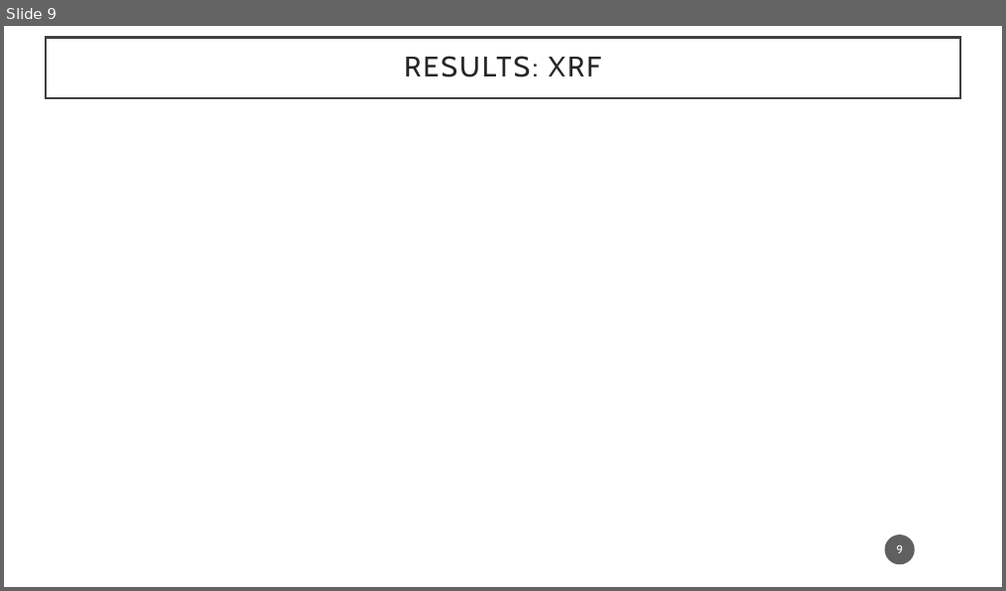
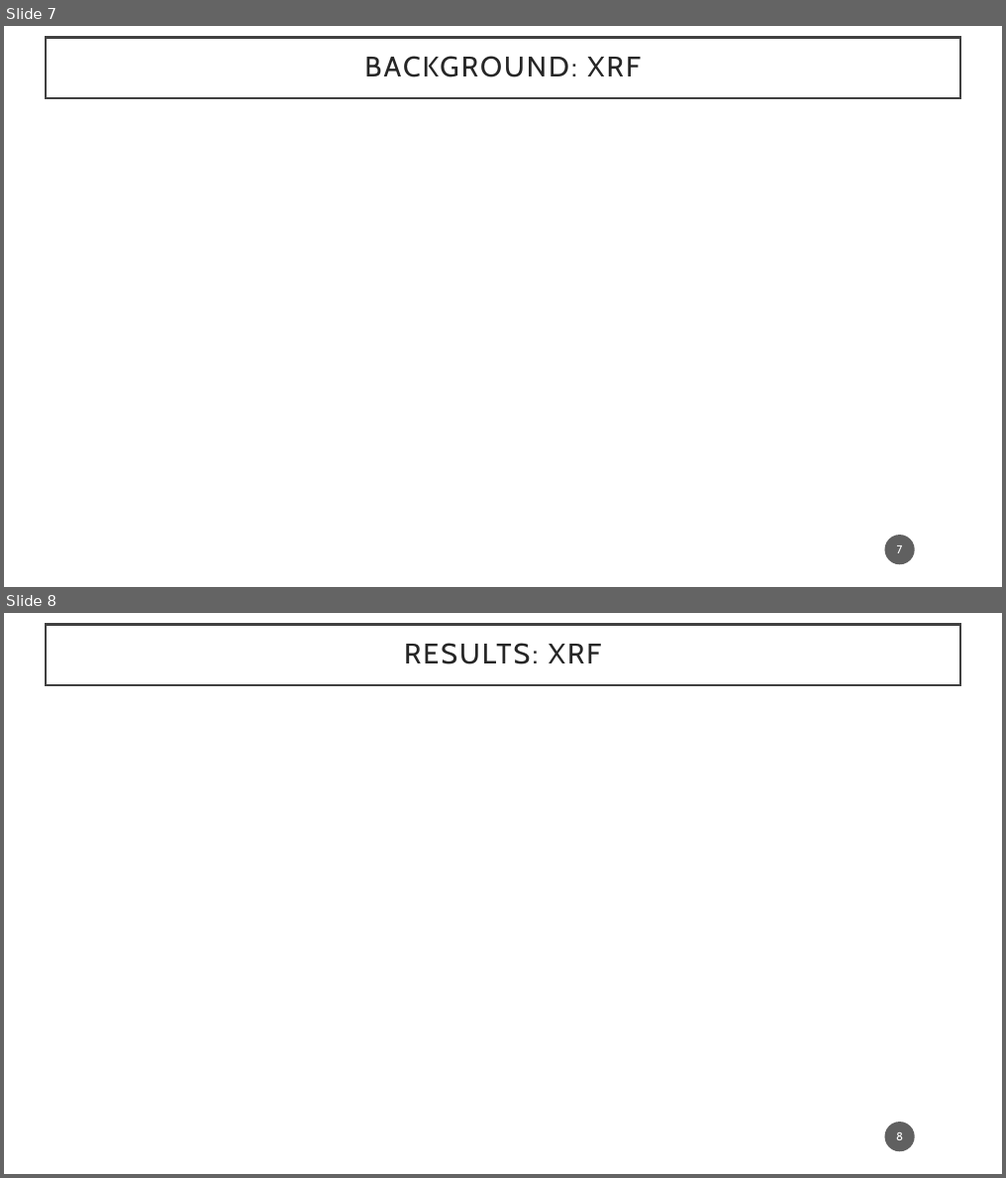
Before and after one commit to Ju-arch720/XRD_xls_raw_converter, a slide deck: Advanced_Characterization/Presentation_Adv_char.pptx. Shown one above the other, each under a label of ours: slide 9 before the commit, slides 7 and 8 after it. The pictures are 1006x591 and 1006x1178 pixels, drawn with LibreOffice and Linux fonts; fonts in the diff are those of the drawing; background and template pictures are left out. Boxes give left, top, right and bottom in pixels: in the first picture for what was removed or moved away, otherwise in the second. Text is boxed around its words. In the diff, an @@ line names an element or a change of style, - is before the commit and + after.

```diff
--- a/Advanced_Characterization/Presentation_Adv_char.pptx
+++ b/Advanced_Characterization/Presentation_Adv_char.pptx
@@ slide 7 added at (4,26,1002,587), background #FFFFFF @@
@@ rectangle added at (46,37,960,98), fill #FFFFFF, outline #404040 2.5 pt, 27.3 pt, text #262626 @@
+BACKGROUND: XRF
@@ page number added at (885,535,915,565), fill #1D1D1D at 70% opacity, 11 pt, text #FFFFFF @@
+7
@@ what was slide 9 is now slide 8 @@
@@ page number at (896,1133,903,1141): text changed @@
-9
+8
```
Also in this commit, not shown: 4 slides changed, 4 other slides added, 19 slides removed, 1 other file.
